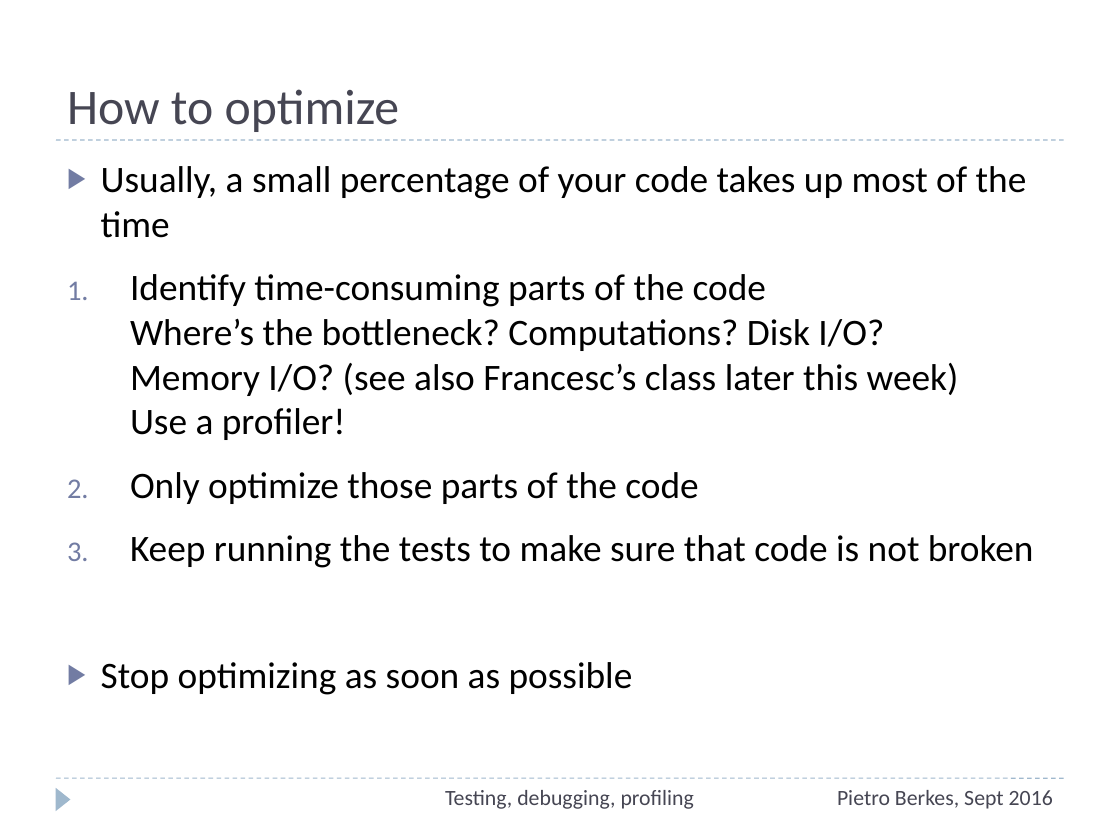
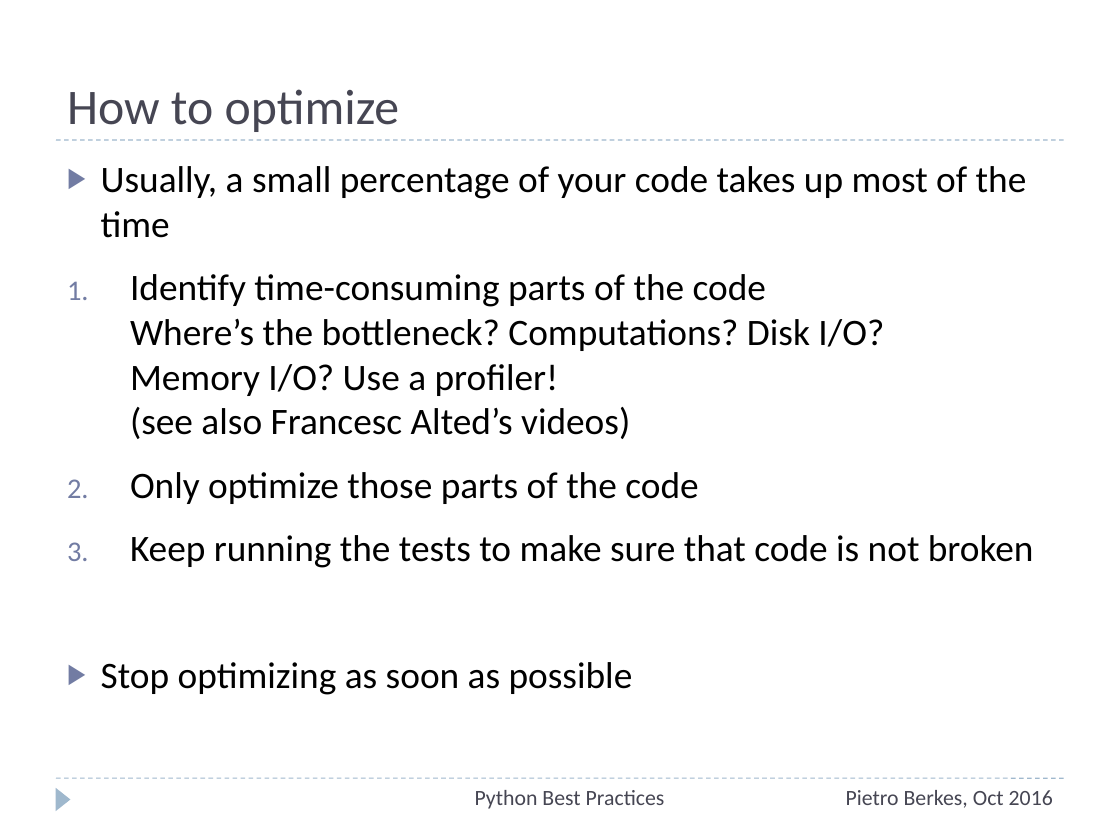
Before and after one commit to ASPP/testing_debugging_profiling, a slide deck: slide 65 of testing-debugging-profiling.pptx (slide 51 before the commit). Drawn at 1120x840 pixels with LibreOffice and Linux fonts; fonts in the diff are those of the drawing. Boxes give left, top, right and bottom in pixels: in the first picture for what was removed or moved away, otherwise in the second. Text is boxed around its words. In the diff, an @@ line names an element or a change of style, - is before the commit and + after.

Commit message:
Sketch of class content

```diff
--- a/testing-debugging-profiling.pptx
+++ b/testing-debugging-profiling.pptx
@@ text at (130, 274, 884, 439): text changed @@
-1. Identify time-consuming parts of the code
-   Where’s the bottleneck? Computations? Disk I/O?
-   Memory I/O? (see also Francesc’s class later this week)
-   Use a profiler!
+1. Identify time-consuming parts of the code
+   Where’s the bottleneck? Computations? Disk I/O?
+   Memory I/O? Use a profiler!
+   (see also Francesc Alted’s videos)
@@ text at (475, 790, 665, 809): text changed @@
-Testing, debugging, profiling
+Python Best Practices
@@ text at (846, 790, 1053, 808): text changed @@
-Pietro Berkes, Sept 2016
+Pietro Berkes, Oct 2016
```
Also in this commit, not shown: 64 other slides changed, 25 slides added, 11 slides removed.
